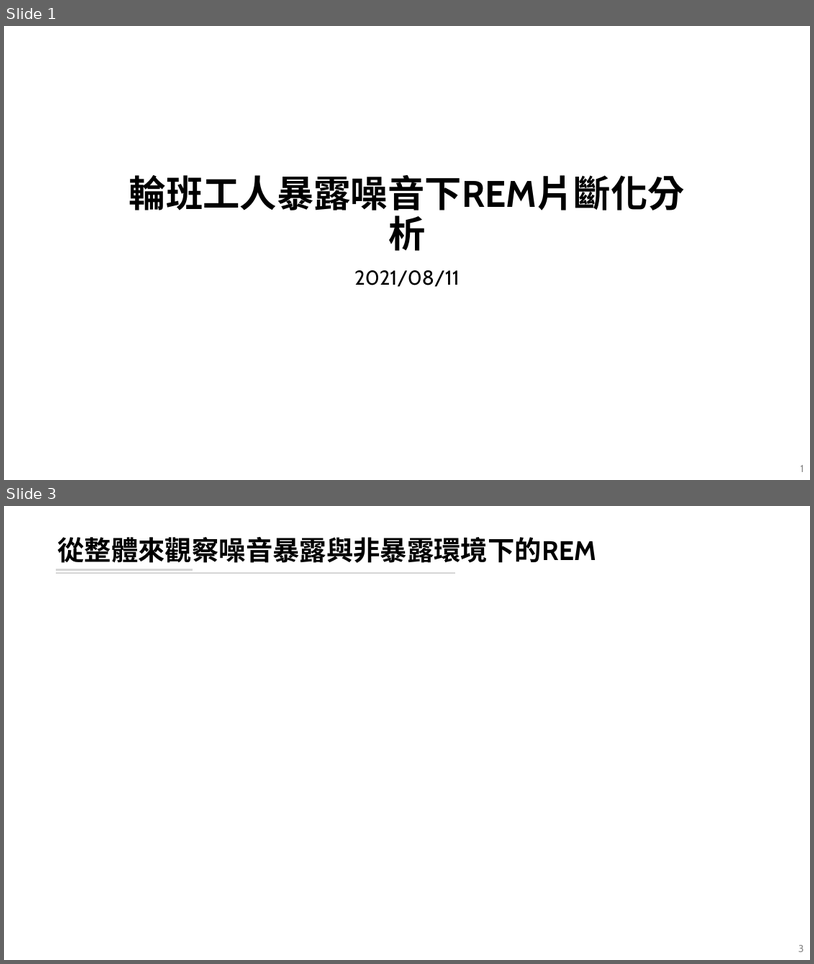
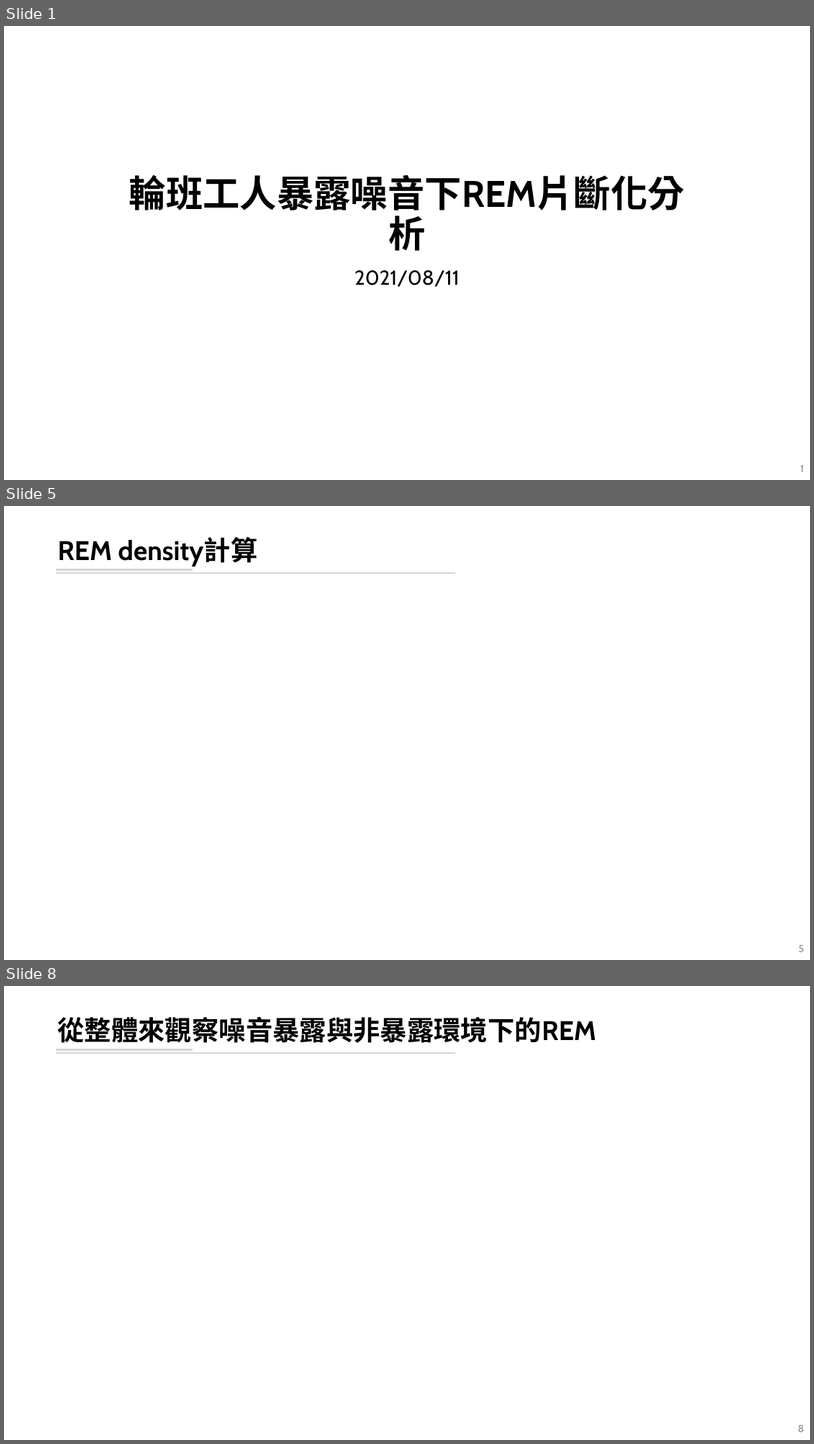
Before and after one commit to leooel97895750/REM_DataMining, a slide deck: 輪班工人暴露噪音下REM片斷化分析.pptx. Shown one above the other, each under a label of ours: slides 1 and 3 before the commit, slides 1, 5 and 8 after it; the slides between them are not shown. The pictures are 814x964 and 814x1444 pixels, drawn with LibreOffice and Linux fonts; fonts in the diff are those of the drawing; background and template pictures are left out. Boxes give left, top, right and bottom in pixels: in the first picture for what was removed or moved away, otherwise in the second. Text is boxed around its words. In the diff, an @@ line names an element or a change of style, - is before the commit and + after.

```diff
--- a/輪班工人暴露噪音下REM片斷化分析.pptx
+++ b/輪班工人暴露噪音下REM片斷化分析.pptx
@@ slide 5 added at box(4, 506, 810, 960), background #FFFFFF; not listed: 2 template elements that a slide beside it also shows @@
@@ title added at box(58, 537, 258, 566), 32 pt, text #000000, bold @@
+REM density計算
@@ page number added at box(799, 944, 805, 952), 12 pt, text #8C8C8C @@
+5
@@ what was slide 3 is now slide 8 @@
@@ page number at box(798, 1424, 805, 1432): text changed @@
-3
+8
```
Also in this commit, not shown: 1 slide changed, 4 other slides added, 4 other files.
